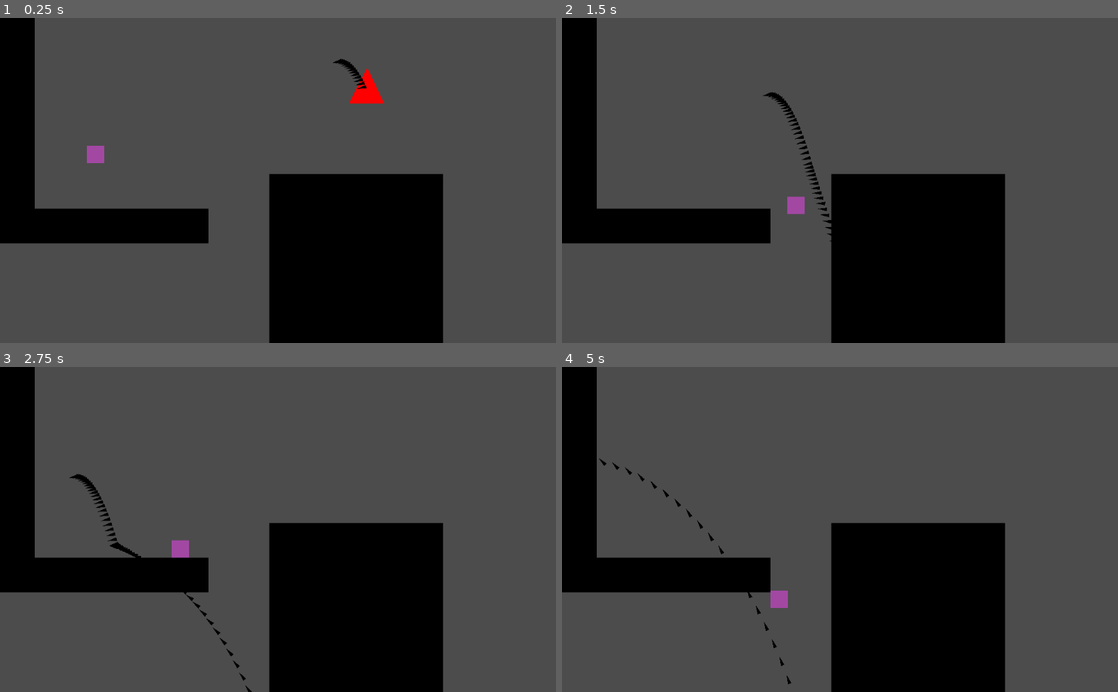
Above: before the commit, frames 1-4 (two rows, left to right).
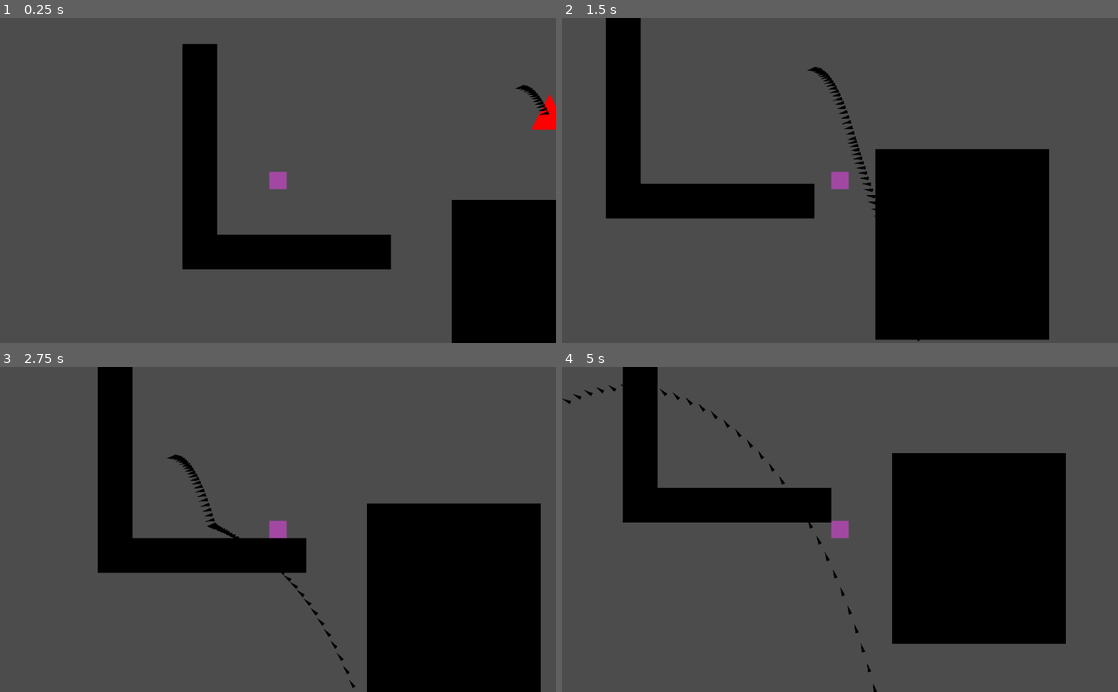
Above: after the commit, the same moments.

Repository: eldskald/Treinamento-Contra
Game: Godot game, scene res://scenes/scene1.tscn
Two runs of this game, one before a commit and one after it. Both use one fixed random seed, a clock stepped at 60 frames per second and the inputs below.
Inputs (mouse positions are in pixels of both pictures, inside the frame that each line leads up to):
- Up to frame 1 (0.25 s): no input
- Up to frame 2 (1.5 s): move the mouse to (962, 164) at 0.52 s; hold D (ui_right) from 0.53 s (still down); tap Shift (ui_dodge, bound only after the commit) at 0.6, 1.35 s; tap W (ui_up) at 0.77 s; move the mouse to (728, 196) at 1.27 s
- Up to frame 3 (2.75 s): tap W (ui_up) at 1.52 s; move the mouse to (333, 458) at 2.02 s; release D (ui_right) at 2.03 s; hold A (ui_left) from 2.03 s (still down); tap Shift (ui_dodge, bound only after the commit) at 2.1 s
- Up to frame 4 (5 s): move the mouse to (812, 594) at 2.77 s; release A (ui_left) at 2.78 s; hold D (ui_right) 2.78-4.28 s; tap Shift (ui_dodge, bound only after the commit) at 2.85, 3.6, 4.35 s; tap W (ui_up) at 3.02, 3.77, 4.52 s; move the mouse to (1006, 578) at 3.52 s; move the mouse to (673, 480) at 4.27 s; hold A (ui_left) from 4.28 s (still down)

The runs differ from the first frame. In frame 1, 36% of the frame differs, in the area x 0-100%, y 0-100%; in frame 2, 25%; in frame 3, 32%; in frame 4, 34%.

Commit message:
Câmera e _take_damage()
O player.gd tem uma função _take_damage() para voltar para o início (será atualizada depois), e agora tem uma câmera.

Diff:
--- a/Experiment/prefabs/Player.tscn
+++ b/Experiment/prefabs/Player.tscn
@@ -108,6 +108,9 @@
 position = Vector2( 0, 1 )
 shape = SubResource( 6 )
 
+[node name="Camera2D" type="Camera2D" parent="."]
+current = true
+
 [connection signal="area_entered" from="Left Detector" to="." method="_on_left_area_entered"]
 [connection signal="area_exited" from="Left Detector" to="." method="_on_left_area_exited"]
 [connection signal="body_entered" from="Left Detector" to="." method="_on_left_body_entered"]
--- a/Experiment/project.godot
+++ b/Experiment/project.godot
@@ -113,6 +113,12 @@
 "events": [ Object(InputEventMouseButton,"resource_local_to_scene":false,"resource_name":"","device":0,"alt":false,"shi …(212 unchanged characters)…
  ]
 }
+ui_dodge={
+"deadzone": 0.5,
+"events": [ Object(InputEventKey,"resource_local_to_scene":false,"resource_name":"","device":0,"alt":false,"shift":false,"control":false,"meta":false,"command":false,"pressed":false,"scancode":16777237,"unicode":0,"echo":false,"script":null)
+, Object(InputEventJoypadButton,"resource_local_to_scene":false,"resource_name":"","device":0,"button_index":6,"pressure":0.0,"pressed":false,"script":null)
+ ]
+}
 
 [rendering]
 
--- a/Experiment/scripts/Player.gd
+++ b/Experiment/scripts/Player.gd
@@ -10,9 +10,12 @@
 export(float) var FAST_FALL_MULTIPLIER = 3         # Speed and gravity multiplier when fast falling.
 export(float) var WALL_FALL = 50                   # Falling speed in pixels per second when sliding down a wall.
 export(float) var COYOTE_JUMP = 80                 # Pity timer of a coyote jump on miliseconds.
+export(float) var DODGE_DISTANCE = 200             # Distance in pixels covered by a dodge.
+export(float) var DODGE_DURATION = 300             # Duration in miliseconds of a dodge.
+export(float) var DODGE_INVINCIBILITY = 200        # Time in miliseconds of invincibility after starting a dodge.
 export(float) var RATE_OF_FIRE = 200               # Cooldown in miliseconds before being able to fire again.
 
-var velocity = Vector2()   # Player's velocity vector
+var velocity = Vector2()      # Player's velocity vector
 
 var jumpInput = false         # True when player is pressing the jump button before it reaches the jump's maximum height.
 var earlyJumpInput = false    # True when player is pressing the jump button on an early jump window.
@@ -22,6 +25,7 @@
 var rightLedge = false        # True if the character is hanging from a platform ledge on his right.
 var leftLedgeAnim = false     # True if the character is jumping from a ledge onto a platform on the left.
 var rightLedgeAnim = false    # True if the character is jumping from a ledge onto a platform on the right.
+var dodgeAnim = false         # True when the player is on a dodge animation.
 var animTimer = -1            # Timer count for animations.
 
 var upPressed = false     # True when the player pressed any up button or tilted the left stick up.
@@ -45,9 +49,9 @@
 var rightWall = 0             # Counts how many bodies the right wall detector finds.
 var rightWall2 = 0            # Counts how many bodies the right wall detector 2 finds.
 
-var bullet = preload("res://prefabs/Bullet.tscn")        # Projectile prefab shot by the player
-var shootingDirection = Vector2(1, 0)                    # The direction the player is shooting
-var shootingCooldown = 0                                 # Timer to shoot again
+var bullet = preload("res://prefabs/Bullet.tscn")        # Projectile prefab shot by the player.
+var shootingDirection = Vector2(1, 0)                    # The direction the player is shooting.
+var shootingCooldown = 0                                 # Timer to shoot again.
 
 func _physics_process(delta):
 
@@ -63,6 +67,7 @@
 			_moving(delta)
 
 	_jumping(delta)
+	_dodging(delta)
 	_shooting(delta)
 
 	velocity = move_and_slide(velocity, Vector2(0,-1))
@@ -297,6 +302,16 @@
 		elif velocity.y < MAX_FALLING_SPEED*fallSpeed and velocity.y + GRAVITY*fallSpeed*delta >= MAX_FALLING_SPEED*fallSpeed:
 			velocity.y = MAX_FALLING_SPEED*fallSpeed
 
+# This function handles dodging. Dodges are not only a way of traversal as a way to defend against projectiles and
+# enemies. It is designed to work as a quick dash in the direction the player is pressing on the move inputs, covering
+# a vertical distance and/or horizontal distance equal to DODGE_DISTANCE pixels in DODGE_DURATION miliseconds. The player
+# is invincible for DODGE_INVINCIBILITY miliseconds after a pushing the dodge button, going through all projectiles
+# and enemy hitboxes.
+
+func _dodging(delta):
+	if Input.is_action_just_pressed("ui_dodge"):
+		pass
+
 # These next two functions handle the shooting. This first one detects the direction of the input
 
 func _shooting(delta):
@@ -322,6 +337,10 @@
 		parent.add_child(projectile)
 		projectile.position = position
 		projectile.direction = shootingDirection.normalized()
+
+func _take_damage(damage):
+	velocity = Vector2(0,0)
+	position = Vector2(176,192)
 
 # These wall detectors allow for detection of walls and which side of the player they're touching. It also only detects
 # nodes on the 'wall' group. This is better than is_on_wall() because it tells the direction the wall is on and it only
